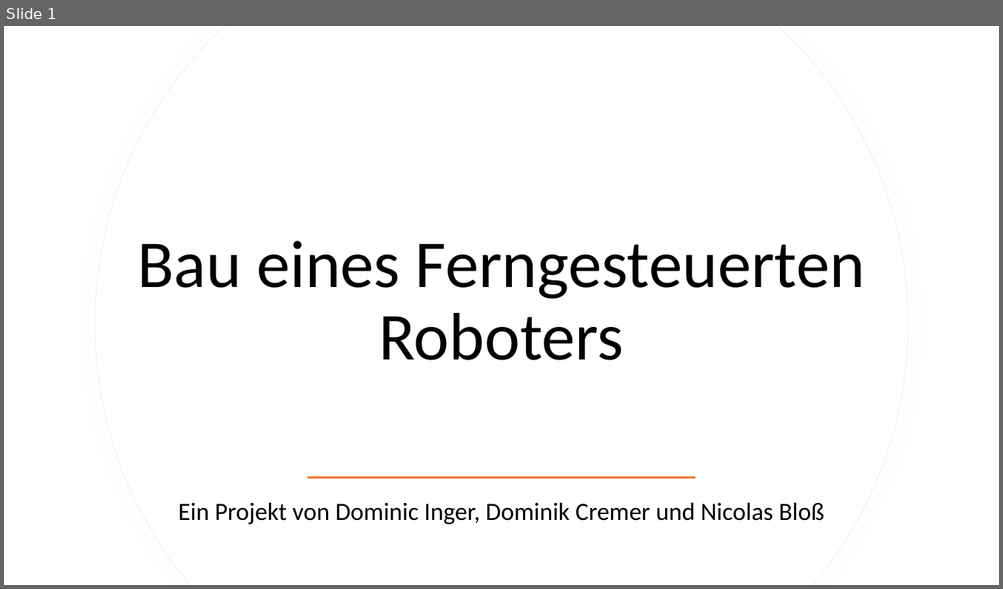
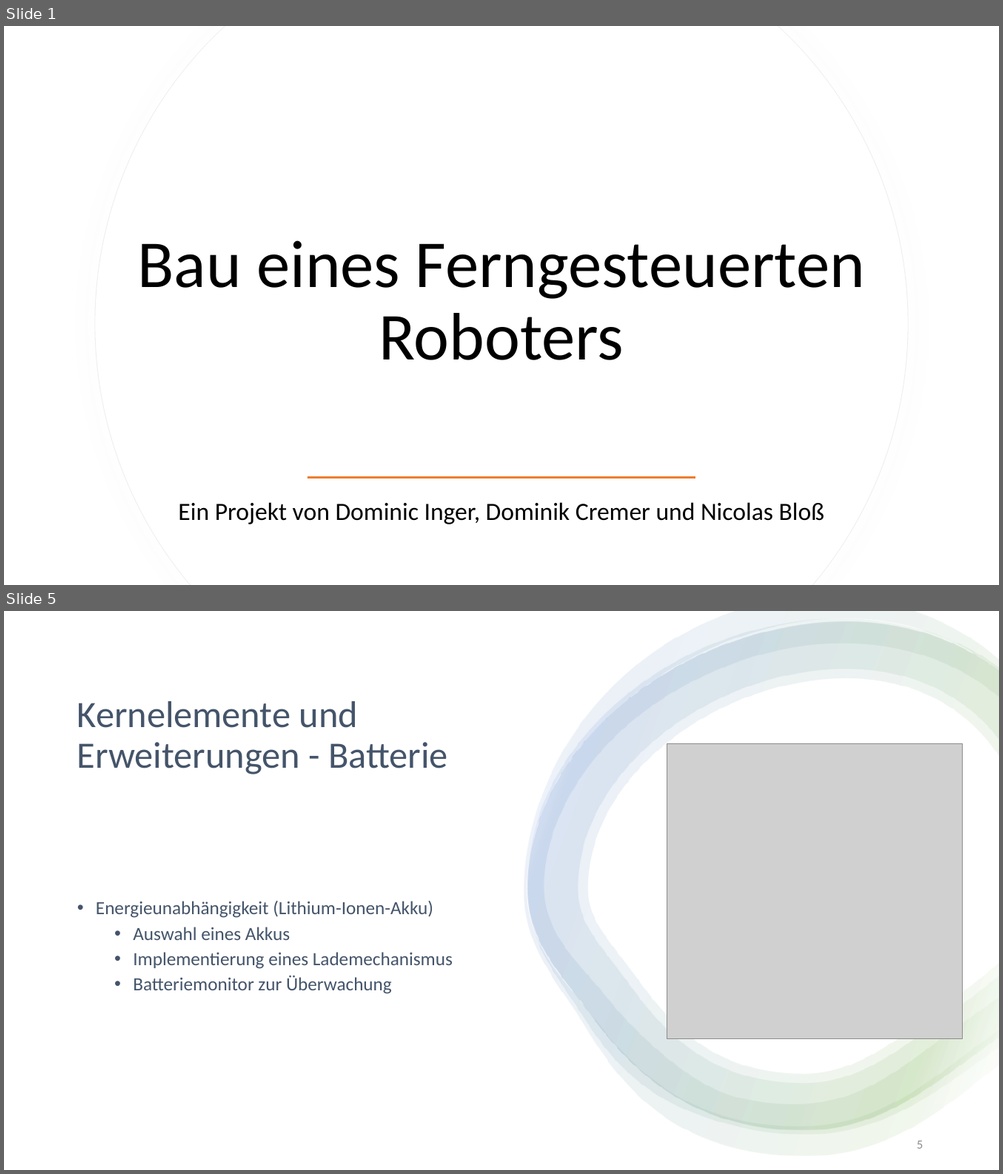
Before and after one commit to DominikCrm/Robotic, a slide deck: Ferngesteuerter Roboter.pptx. Shown one above the other, each under a label of ours: slide 1 before the commit, slides 1 and 5 after it; the slides between them are not shown. The pictures are 1003x589 and 1003x1174 pixels, drawn with LibreOffice and Linux fonts; fonts in the diff are those of the drawing; grey boxes stand for pictures. Boxes give left, top, right and bottom in pixels: in the first picture for what was removed or moved away, otherwise in the second. Text is boxed around its words. In the diff, an @@ line names an element or a change of style, - is before the commit and + after.

```diff
--- a/Ferngesteuerter Roboter.pptx
+++ b/Ferngesteuerter Roboter.pptx
@@ slide 5 added at [4, 611, 999, 1170], background #FFFFFF @@
@@ rectangle added at [4, 611, 999, 1170], fill #FFFFFF @@
@@ group added at [524, 611, 999, 1156]: 4 freeform shapes @@
@@ title added at [77, 701, 448, 775], 36 pt, text #44546A @@
+Kernelemente und Erweiterungen - Batterie
@@ picture added at [666, 743, 962, 1039] @@
@@ text added at [96, 901, 452, 994], 18 pt, text #44546A @@
+• Energieunabhängigkeit (Lithium-Ionen-Akku)
+  • Auswahl eines Akkus
+  • Implementierung eines Lademechanismus
+  • Batteriemonitor zur Überwachung
@@ page number added at [916, 1141, 922, 1149], 12 pt, text #8C8C8C @@
+5
```
Also in this commit, not shown: 3 slides changed, 5 other slides added, 4 slides removed.
